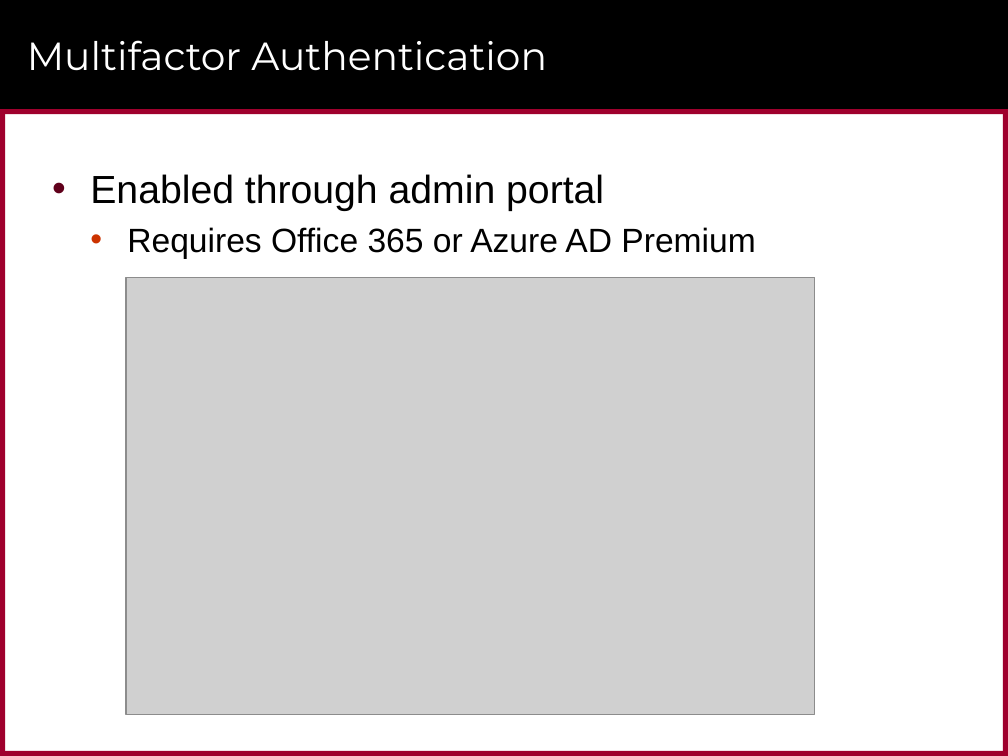
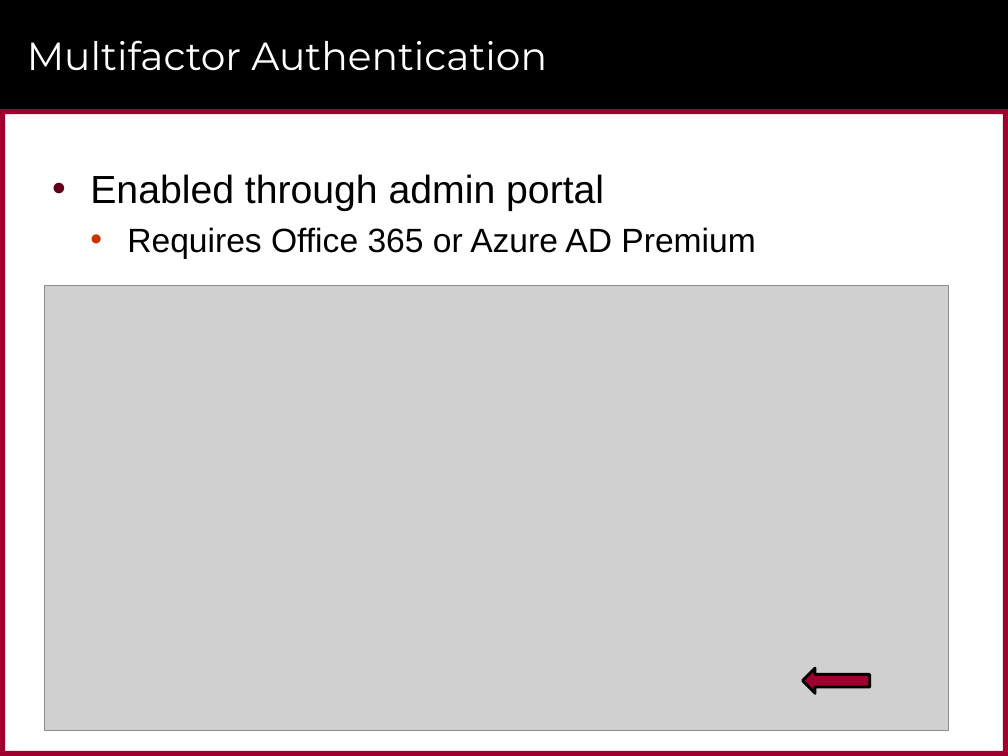
Before and after one commit to CriticalPathTraining/Summit2017, a slide deck: slide 7 of Power BI Security Best Practices.pptx. Drawn at 1008x756 pixels with LibreOffice and Linux fonts; fonts in the diff are those of the drawing; grey boxes stand for pictures; background and template pictures are left out. Boxes give left, top, right and bottom in pixels: in the first picture for what was removed or moved away, otherwise in the second. Text is boxed around its words. In the diff, an @@ line names an element or a change of style, - is before the commit and + after.

```diff
--- a/Power BI Security Best Practices.pptx
+++ b/Power BI Security Best Practices.pptx
@@ picture: place and size @@
-picture at (126, 277, 814, 714)
+picture at (45, 285, 950, 731)
@@ left arrow added at (802, 668, 870, 694), fill #9F002D, outline #000000 2 pt @@
```
Also in this commit, not shown: 20 other slides changed, 18 slides added, 7 slides removed, 1 other file.
